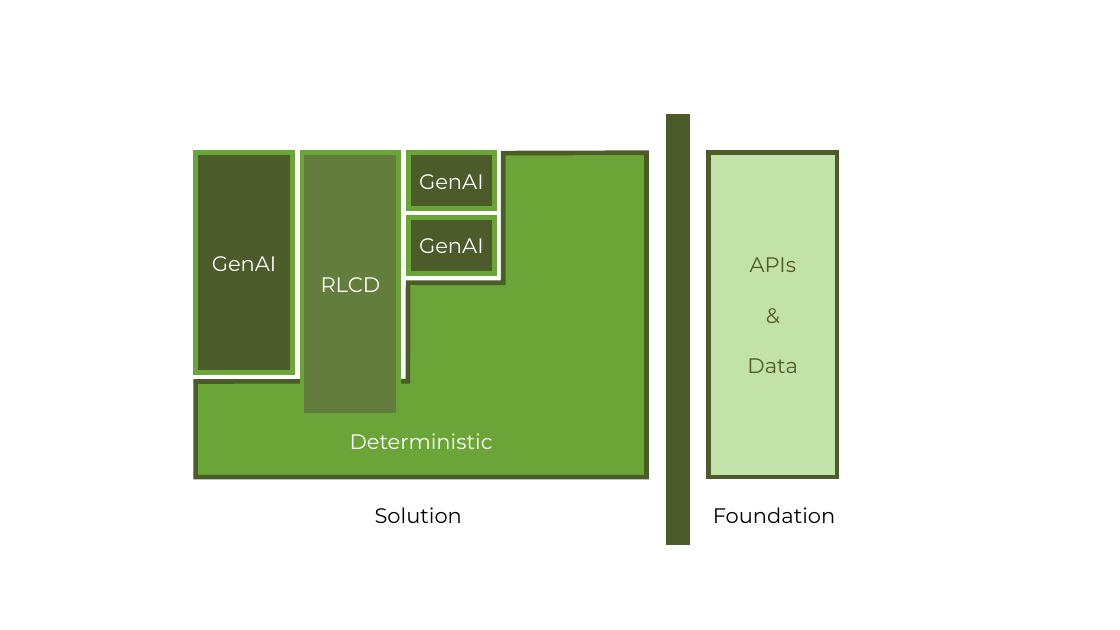
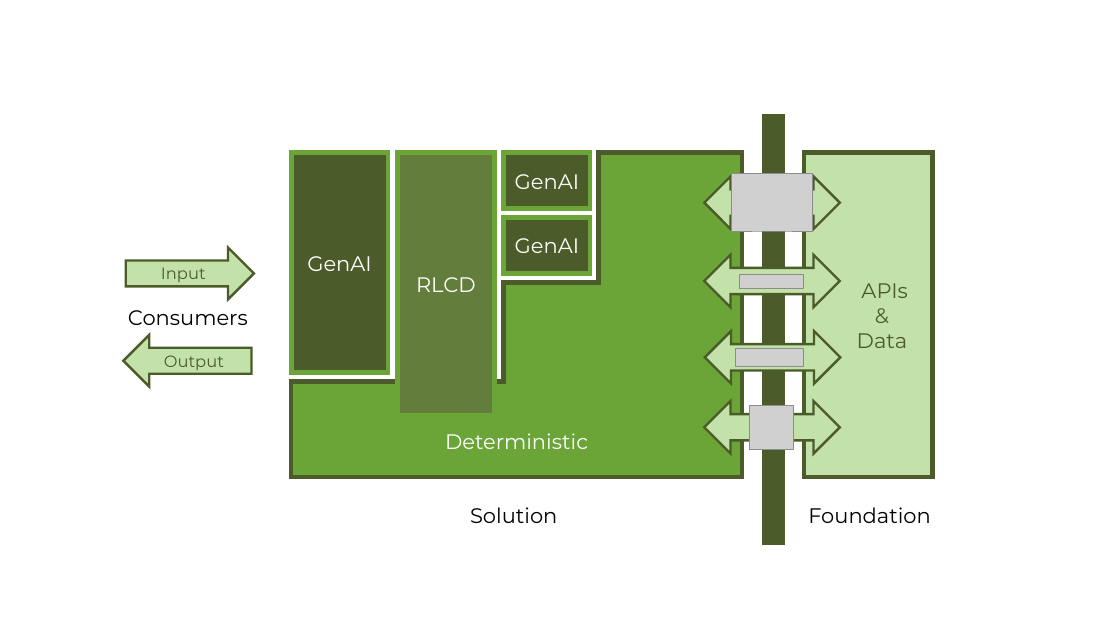
Before and after one commit to dret/lectures, a slide deck: slide 8 of nordic-apis-2026/img/solution-composability.pptx (slide 1 before the commit). Drawn at 1120x630 pixels with LibreOffice and Linux fonts; fonts in the diff are those of the drawing; grey boxes stand for pictures. Boxes give left, top, right and bottom in pixels: in the first picture for what was removed or moved away, otherwise in the second. Text is boxed around its words. In the diff, an @@ line names an element or a change of style, - is before the commit and + after.

```diff
--- a/nordic-apis-2026/img/solution-composability.pptx
+++ b/nordic-apis-2026/img/solution-composability.pptx
@@ 5 rectangles, 2 texts, 1 freeform shape, 1 line: place and size @@
-5 rectangles, 2 texts, 1 freeform shape, 1 line at <box>196,114,838,544</box>
+5 rectangles, 2 texts, 1 freeform shape, 1 line at <box>292,114,933,544</box>
@@ left right arrow added at <box>704,176,839,229</box>, fill #C3E2A9, outline #4B5B2A 2 pt @@
@@ picture added at <box>732,174,812,231</box> @@
@@ right arrow added at <box>126,248,255,300</box>, fill #C3E2A9, outline #4B5B2A 2 pt, 14 pt, text #4B5B2A @@
+Input
@@ left right arrow added at <box>704,255,839,308</box>, fill #C3E2A9, outline #4B5B2A 2 pt @@
@@ picture added at <box>739,275,803,289</box> @@
@@ text added at <box>128,310,248,325</box>, 18 pt, text #000000 @@
+Consumers
@@ left arrow added at <box>124,335,252,387</box>, fill #C3E2A9, outline #4B5B2A 2 pt, 14 pt, text #4B5B2A @@
+Output
@@ left right arrow added at <box>705,331,840,384</box>, fill #C3E2A9, outline #4B5B2A 2 pt @@
@@ picture added at <box>736,348,804,366</box> @@
@@ text in rectangle at <box>857,333,908,348</box>: text changed @@
-&
-Data
+&
+Data
@@ left right arrow added at <box>704,401,839,454</box>, fill #C3E2A9, outline #4B5B2A 2 pt @@
@@ picture added at <box>749,405,794,450</box> @@
```
Also in this commit, not shown: 7 slides added, 10 other files.
